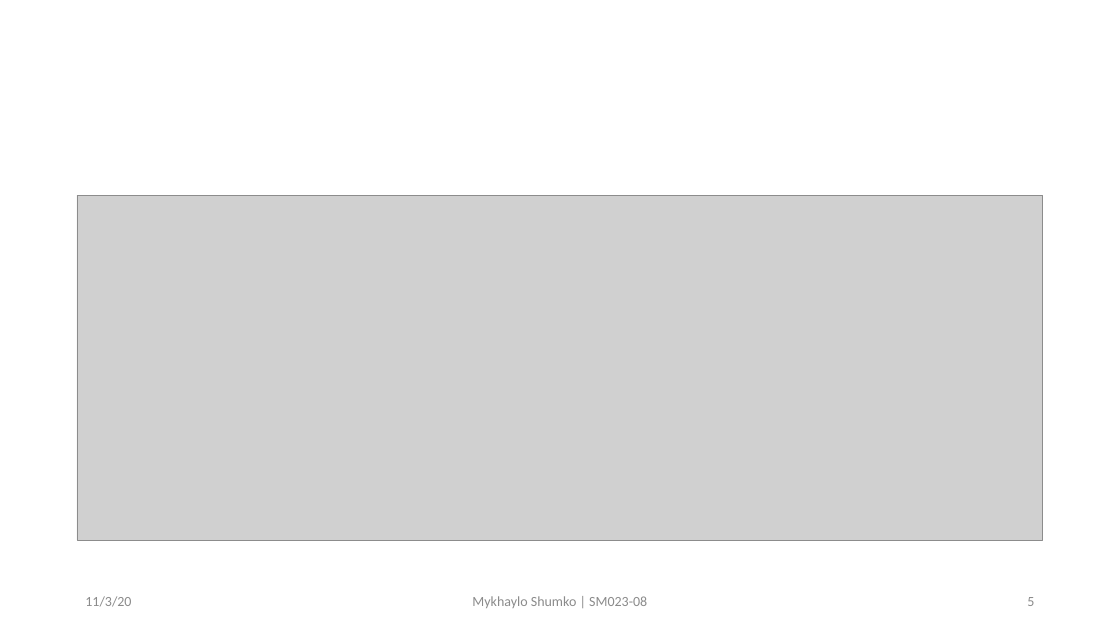
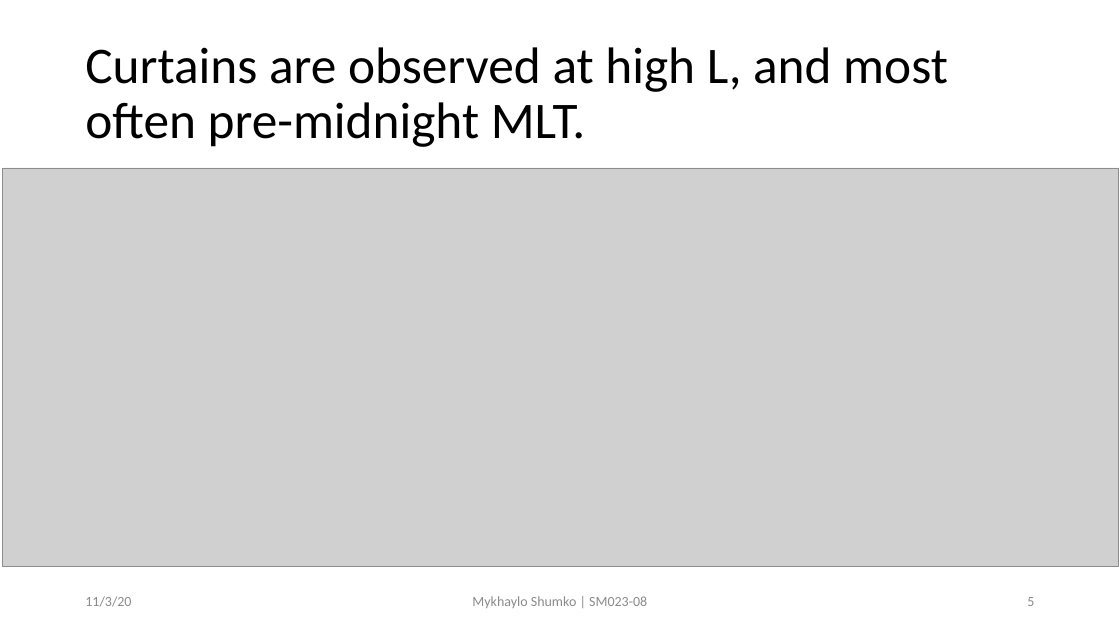
Before and after one commit to mshumko/ac6_curtains, a slide deck: slide 5 of reports/2020_shumko_agu_slides.pptx. Drawn at 1120x630 pixels with LibreOffice and Linux fonts; fonts in the diff are those of the drawing; grey boxes stand for pictures. Boxes give left, top, right and bottom in pixels: in the first picture for what was removed or moved away, otherwise in the second. Text is boxed around its words. In the diff, an @@ line names an element or a change of style, - is before the commit and + after.

```diff
--- a/reports/2020_shumko_agu_slides.pptx
+++ b/reports/2020_shumko_agu_slides.pptx
@@ title added at [85, 47, 948, 147], 44 pt, text #000000 @@
+Curtains are observed at high L, and most often pre-midnight MLT.
@@ picture: place and size @@
-picture at [77, 195, 1044, 540]
+picture at [3, 168, 1119, 566]
```
Also in this commit, not shown: 7 other slides changed, 1 slide added.
